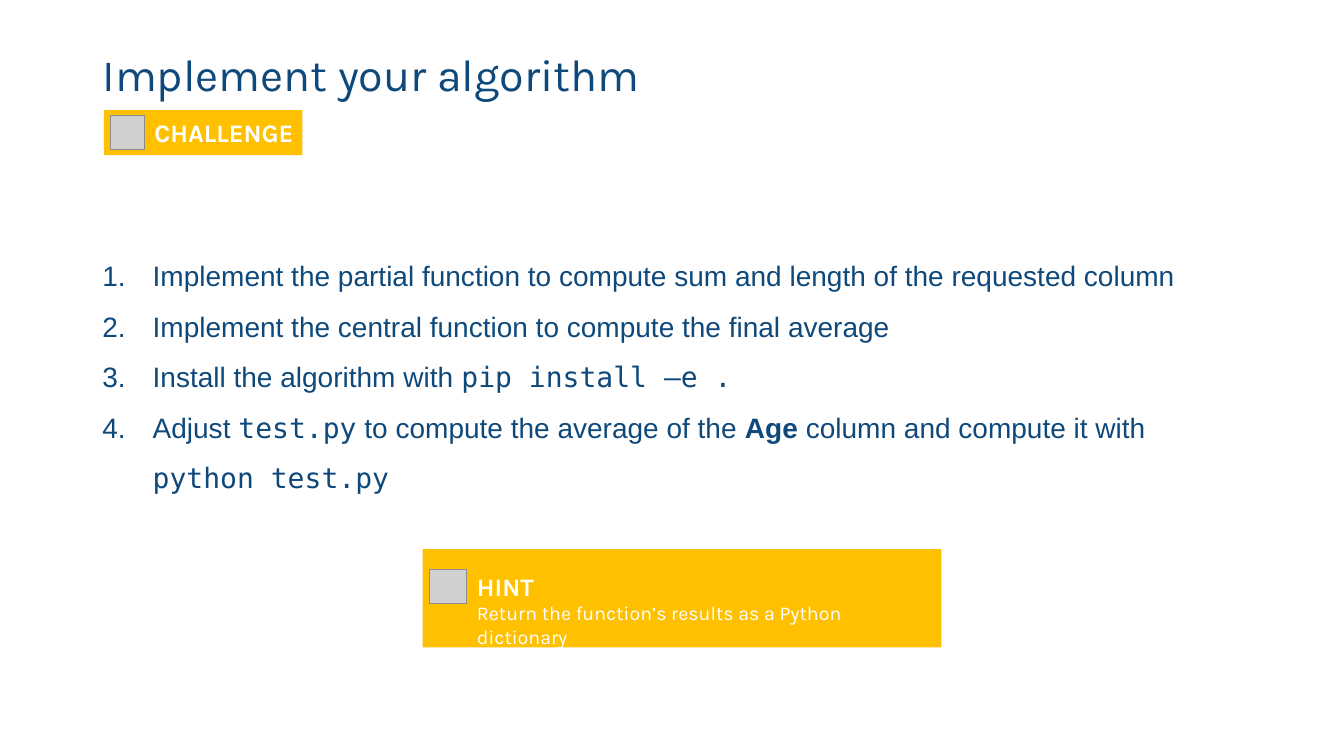
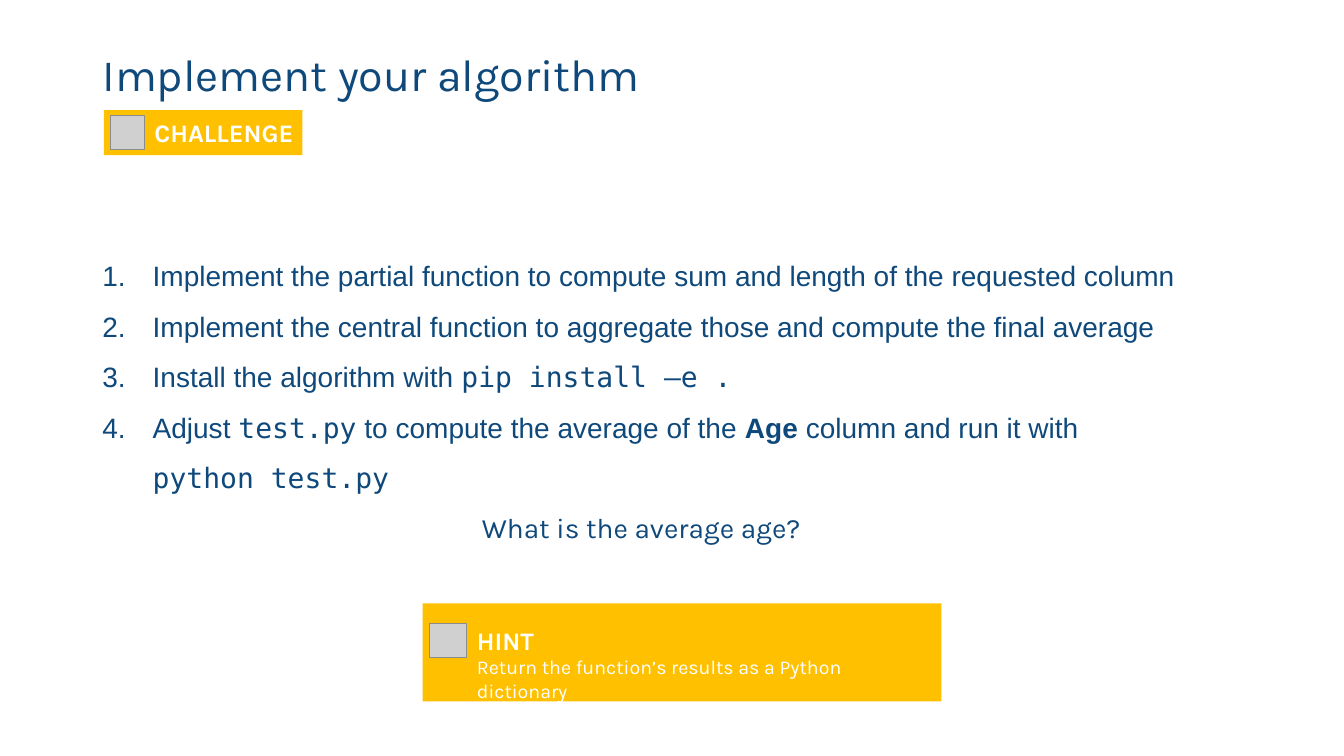
Before and after one commit to vantage6/vantage6-workshop, a slide deck: slide 17 of slides/chapter7_algorithm_development.pptx (slide 15 before the commit). Drawn at 1344x756 pixels with LibreOffice and Linux fonts; fonts in the diff are those of the drawing; grey boxes stand for pictures; background and template pictures are left out. Boxes give left, top, right and bottom in pixels: in the first picture for what was removed or moved away, otherwise in the second. Text is boxed around its words. In the diff, an @@ line names an element or a change of style, - is before the commit and + after.

```diff
--- a/slides/chapter7_algorithm_development.pptx
+++ b/slides/chapter7_algorithm_development.pptx
@@ text at [153,316,1154,342]: text changed @@
-2. Implement the central function to compute the final average
+2. Implement the central function to aggregate those and compute the final average
@@ text at [153,417,1078,545]: text changed @@
-4. Adjust test.py to compute the average of the Age column and compute it with python test.py
+4. Adjust test.py to compute the average of the Age column and run it with python test.py
+What is the average age?
@@ 1 picture, 1 text, 1 rectangle: place and size @@
-1 picture, 1 text, 1 rectangle at [422,549,942,647]
+1 picture, 1 text, 1 rectangle at [422,604,942,702]
```
Also in this commit, not shown: 6 other slides changed, 2 slides added.
